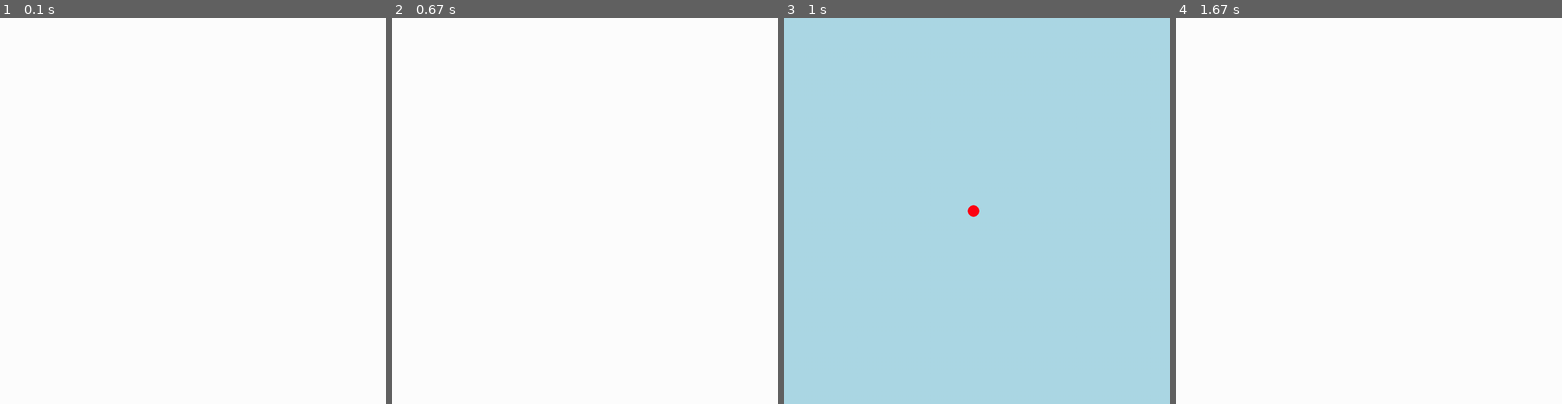
Above: before the commit, frames 1-4 (left to right).
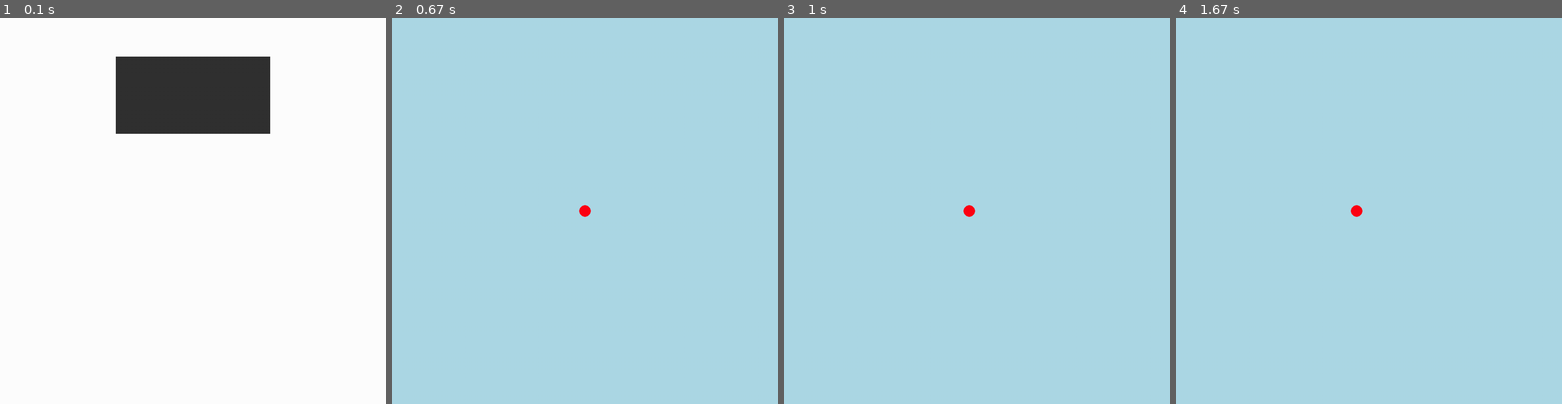
Above: after the commit, the same moments.

Repository: whiteflamingo73/School-python-code
Game: pygame game, started from Python/MainGame.py
The game is run twice, just before and just after one commit, with the same random seed, the same clock (stepped at 60 frames per second) and the same inputs.
Inputs:
- Up to frame 1 (0.1 s): no input
- Up to frame 2 (0.67 s): tap 1 at 0.33 s
- Up to frame 3 (1 s): hold 2 from 0.67 s (still down); hold Left from 0.67 s (still down)
- Up to frame 4 (1.67 s): release 2 at 1.2 s; release Left at 1.2 s

The runs differ from the first frame. In frame 1, 8.0% of the frame differs, in the area x 30-70%, y 10-30%; in frame 2, 100%, in the area x 0-100%, y 0-100%; in frame 3, less than 0.1%; in frame 4, 100%.

Commit message:
game updated

Diff:
--- a/Python/GameClasses.py
+++ b/Python/GameClasses.py
@@ -4,7 +4,7 @@
 
 width = 1000
 height = 1000
-screen = pygame.display.set_mode([width, height])
+screen = pygame.display.set_mode([width, height], pygame.RESIZABLE)
 
 light_Blue = (255, 255, 255)
 
@@ -22,26 +22,29 @@
             # Did the user click the window close button?
             for event in pygame.event.get():
                 if event.type == pygame.QUIT:
-                    GameOn = False
+                    break
             screen.fill(light_Blue)
 
             pressed = pygame.key.get_pressed()
             if (pressed[K_1]):
                 pygame.draw.circle(screen, (0, 255, 0), (500, 500), 30)
-                gameMode = 1
-                print(gameMode)
+                self.gameMode = 1
+                return self.gameMode
 
 
             if (pressed[K_2]):
                 pygame.draw.circle(screen, (0, 0, 255), (500, 500), 30)
-                gameMode = 2
-                print(gameMode)
+                self.gameMode = 2
+                return self.gameMode
 
 
             if (pressed[K_3]):
                 pygame.draw.circle(screen, (255, 0, 0), (500, 500), 30)
-                gameMode = 3
-                print(gameMode)
+                self.gameMode = 3
+                return self.gameMode
+
+            #buttons
+            pygame.draw.rect(screen, (50, 50, 50), (300, 100, 400, 200))
 
 
 
--- a/Python/MainGame.py
+++ b/Python/MainGame.py
@@ -31,7 +31,7 @@
 
 diagonalDirection = None
 # Set up the drawing window
-screen = pygame.display.set_mode([width, height])
+screen = pygame.display.set_mode([width, height], pygame.RESIZABLE)
 
 # Run until the user asks to quit
 running = True
@@ -49,19 +49,14 @@
     ###Main Menu###
     def startmenu(GameMode):
         menu.startMenu(GameMode)
-        GameMode = menu.gameMode
-        print(f'gamemode in func = {GameMode}')
-        return GameMode
+        return menu.gameMode
 
 
 
 
 
-    if GameMode == None:
+    if menu.gameMode == None:
         startmenu(GameMode)
-
-
-        print(f'gamemode = {GameMode}')
 
 
 
